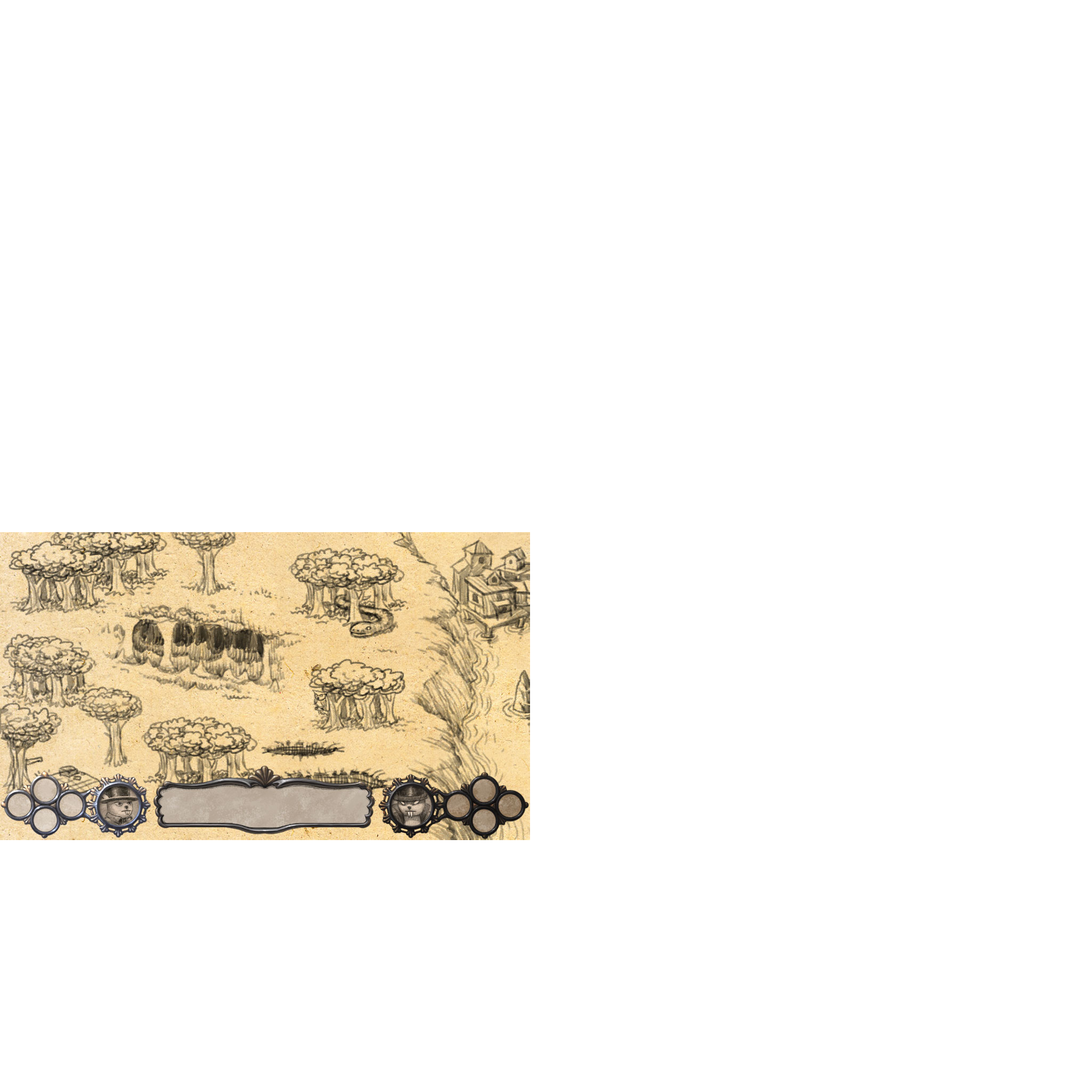
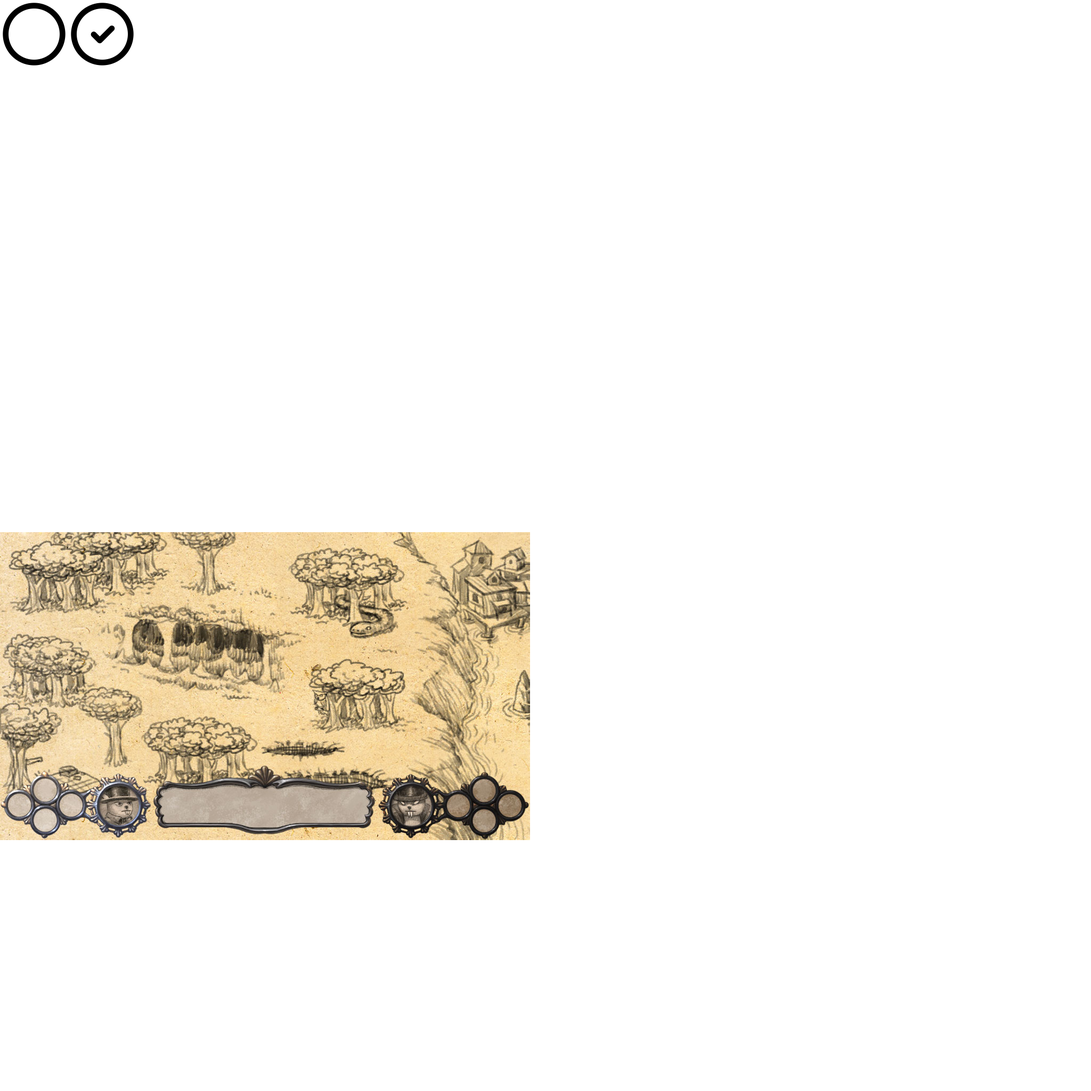
Comparing the layer stacks of the two 1091x1091 images. Changes:
added layer "circle unchecked" above "circle checked" over [2, 2, 66, 66]
added layer "circle checked" above "Background" over [70, 2, 134, 66]
